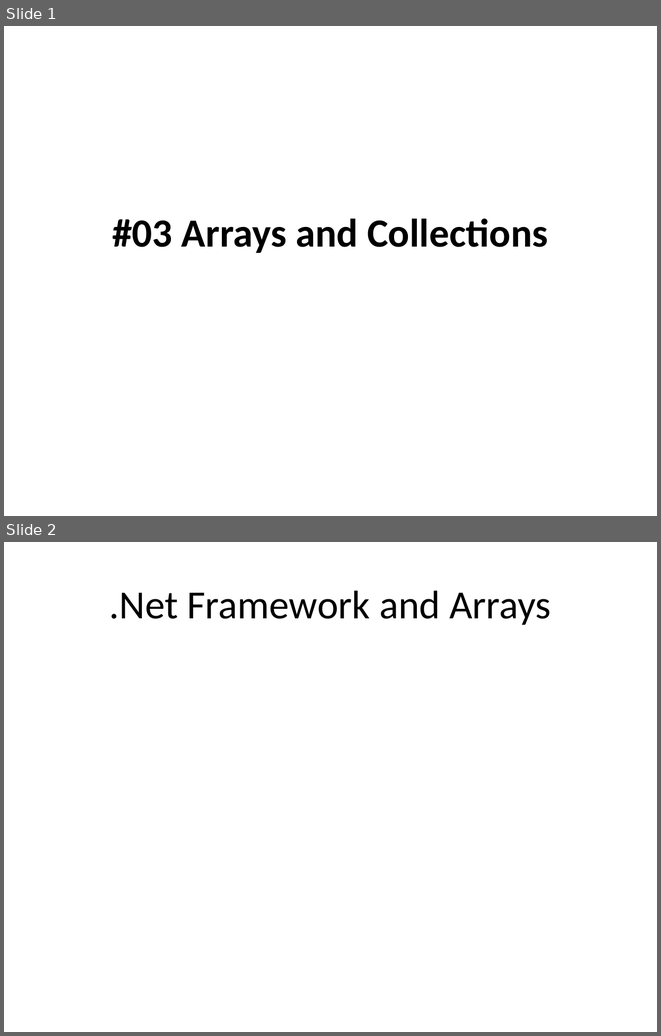
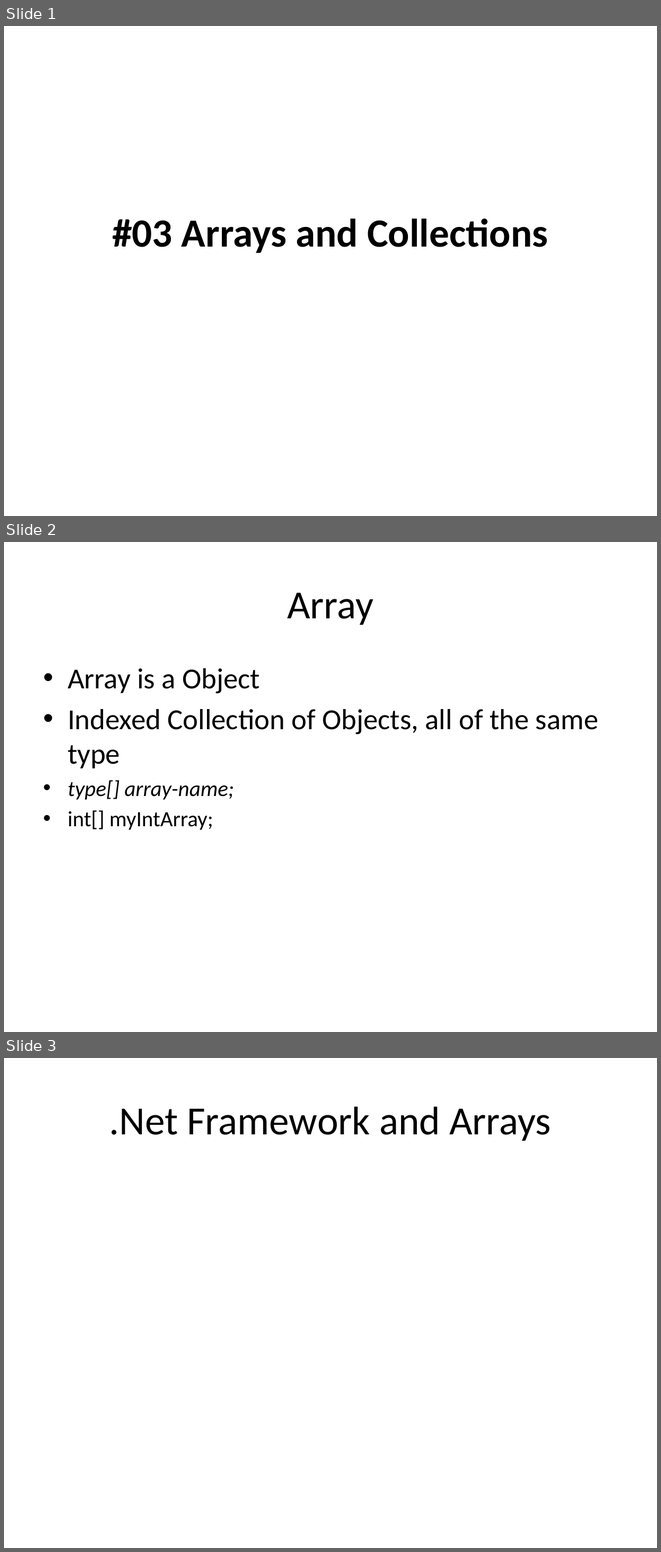
Before and after one commit to isurup/kalle-martin-group, a slide deck: OOPExam/03 Arrays and Collections.pptx. Shown one above the other, each under a label of ours: slides 1 and 2 before the commit, slides 1, 2 and 3 after it. The pictures are 661x1036 and 661x1552 pixels, drawn with LibreOffice and Linux fonts; fonts in the diff are those of the drawing. Boxes give left, top, right and bottom in pixels: in the first picture for what was removed or moved away, otherwise in the second. Text is boxed around its words. In the diff, an @@ line names an element or a change of style, - is before the commit and + after.

```diff
--- a/OOPExam/03 Arrays and Collections.pptx
+++ b/OOPExam/03 Arrays and Collections.pptx
@@ slide 2 added at [4, 542, 657, 1032], background #FFFFFF @@
@@ title added at [287, 592, 373, 625], 44 pt, text #000000 @@
+Array
@@ text added at [68, 668, 599, 830], 32 pt, text #000000 @@
+• Array is a Object
+• Indexed Collection of Objects, all of the same type
+• type[] array-name;
+• int[] myIntArray;
@@ what was slide 2 is now slide 3 @@
```
Also in this commit, not shown: 1 slide removed.
